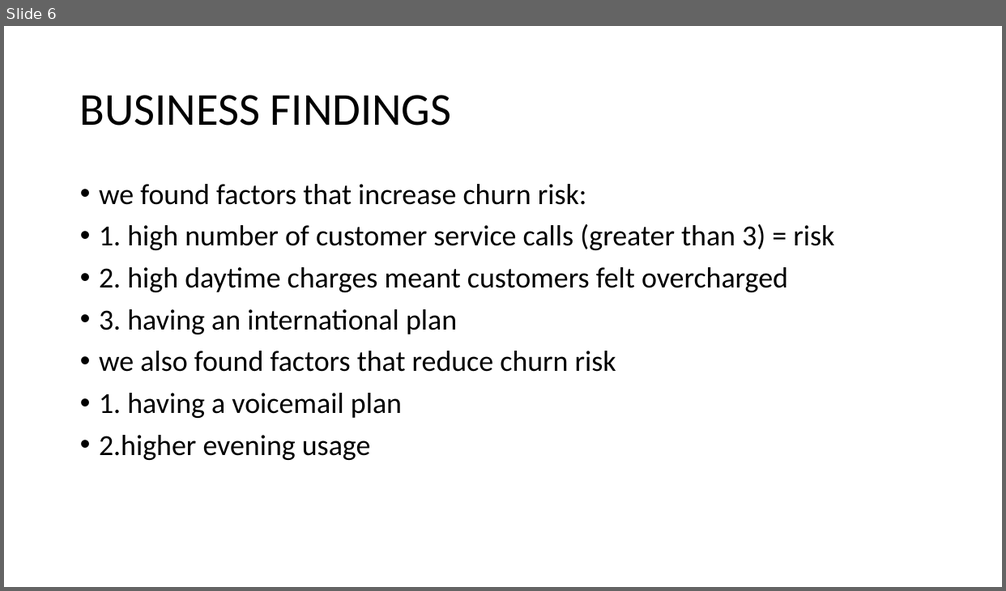
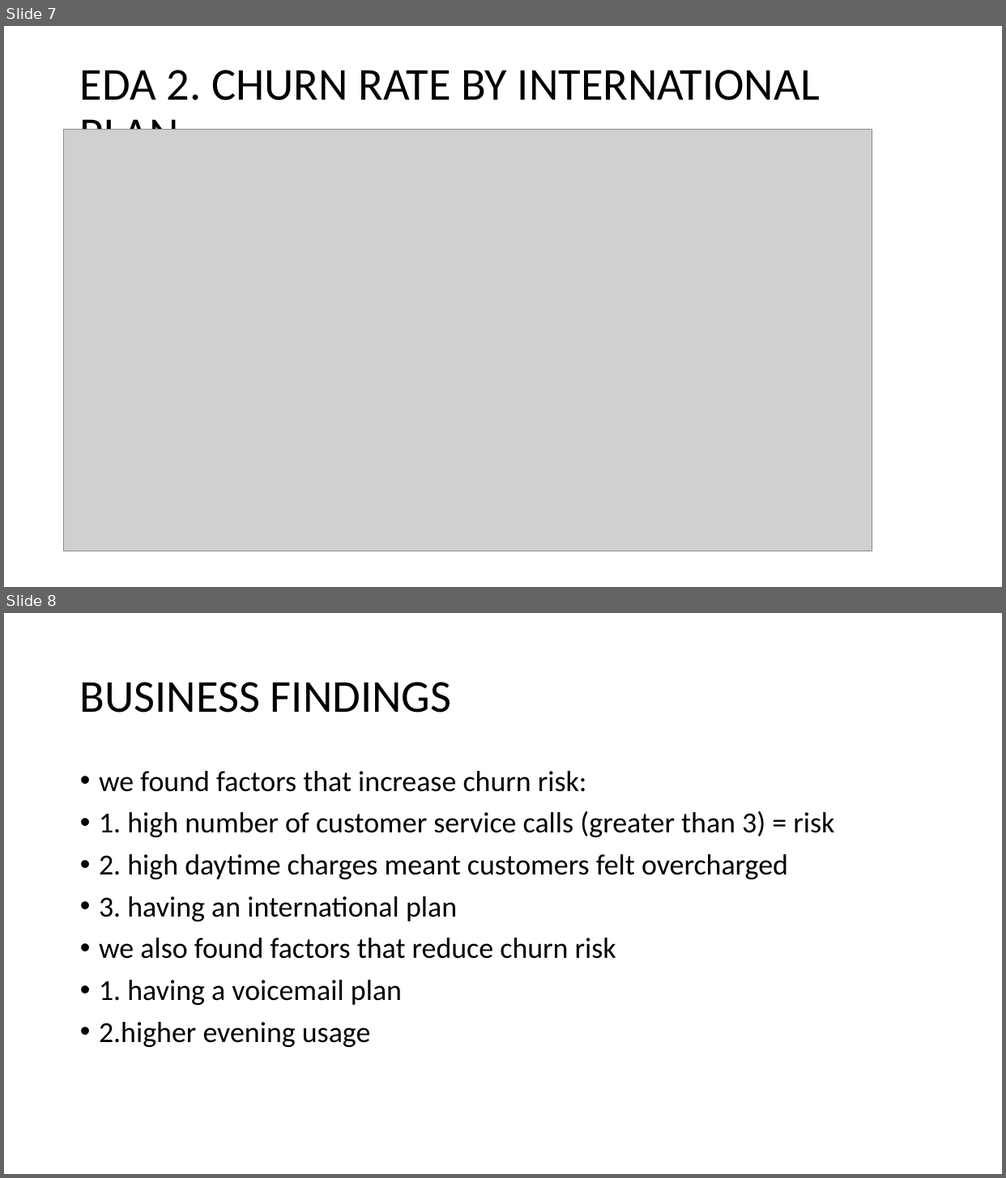
Before and after one commit to K-OK27/phase_3-project, a slide deck: churn PPTX Presentation.pptx. Shown one above the other, each under a label of ours: slide 6 before the commit, slides 7 and 8 after it. The pictures are 1006x591 and 1006x1178 pixels, drawn with LibreOffice and Linux fonts; fonts in the diff are those of the drawing; grey boxes stand for pictures. Boxes give left, top, right and bottom in pixels: in the first picture for what was removed or moved away, otherwise in the second. Text is boxed around its words. In the diff, an @@ line names an element or a change of style, - is before the commit and + after.

```diff
--- a/churn PPTX Presentation.pptx
+++ b/churn PPTX Presentation.pptx
@@ slide 7 added at (x1=4, y1=26, x2=1002, y2=587), background #FFFFFF @@
@@ title added at (x1=80, y1=70, x2=820, y2=130), 44 pt, text #000000 @@
+EDA 2. CHURN RATE BY INTERNATIONAL PLAN
@@ picture added at (x1=63, y1=130, x2=872, y2=552) @@
@@ what was slide 6 is now slide 8 @@
```
Also in this commit, not shown: 3 slides changed, 3 other slides added, 2 slides removed.
